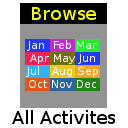
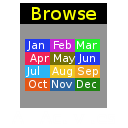
Layered file, before and after one edit (128x128). Changes by layer:
painted on "All Activites" over [12, 110, 115, 124]
